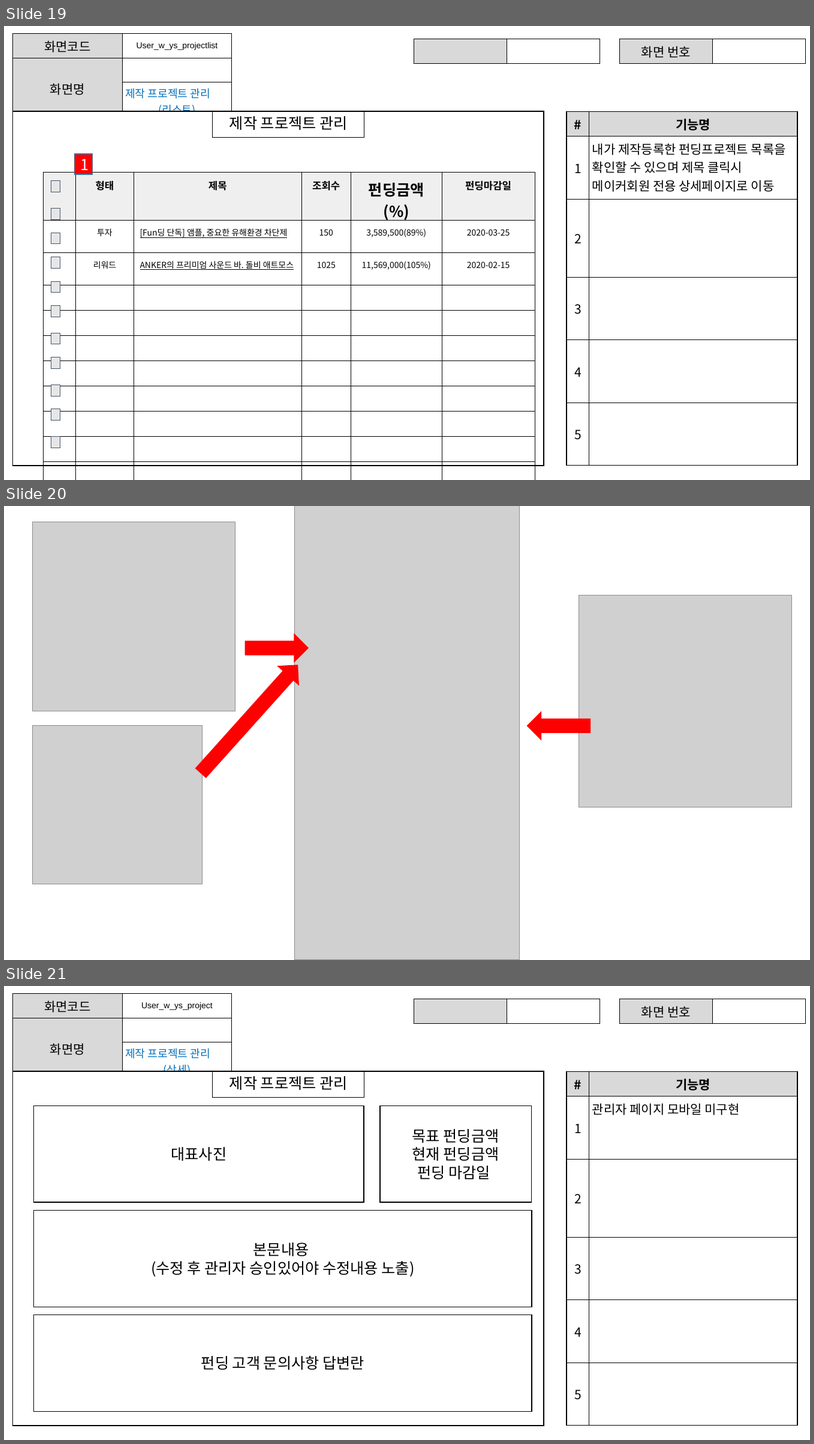
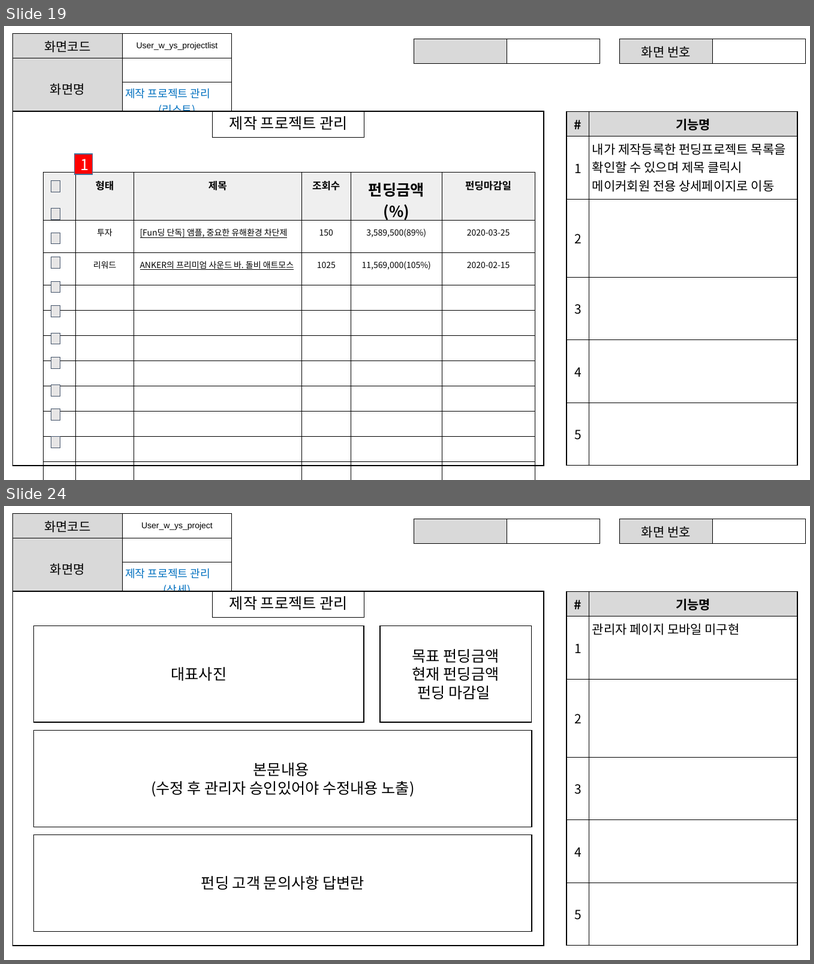
Before and after one commit to ezenteam2/EzenCrowdFunding, a slide deck: project03 화면설계서/project03 - 화면 설계서 - 용승.pptx. Shown one above the other, each under a label of ours: slides 19, 20 and 21 before the commit, slides 19 and 24 after it; the slides between them are not shown. The pictures are 814x1444 and 814x964 pixels, drawn with LibreOffice and Linux fonts; fonts in the diff are those of the drawing; grey boxes stand for pictures. Boxes give left, top, right and bottom in pixels: in the first picture for what was removed or moved away, otherwise in the second. Text is boxed around its words. In the diff, an @@ line names an element or a change of style, - is before the commit and + after.

```diff
--- a/project03 화면설계서/project03 - 화면 설계서 - 용승.pptx
+++ b/project03 화면설계서/project03 - 화면 설계서 - 용승.pptx
@@ slide 20 removed at box(4, 506, 810, 960), background #FFFFFF @@
@@ picture removed at box(32, 522, 235, 711) @@
@@ picture removed at box(295, 506, 520, 960) @@
@@ picture removed at box(579, 595, 792, 807) @@
@@ right arrow removed at box(245, 634, 308, 662) @@
@@ right arrow removed at box(191, 656, 308, 782) @@
@@ right arrow removed at box(528, 712, 591, 739) @@
@@ picture removed at box(32, 726, 202, 883) @@
@@ what was slide 21 is now slide 24 @@
```
Also in this commit, not shown: 4 slides changed, 11 slides added, 4 other slides removed, 24 other files.
